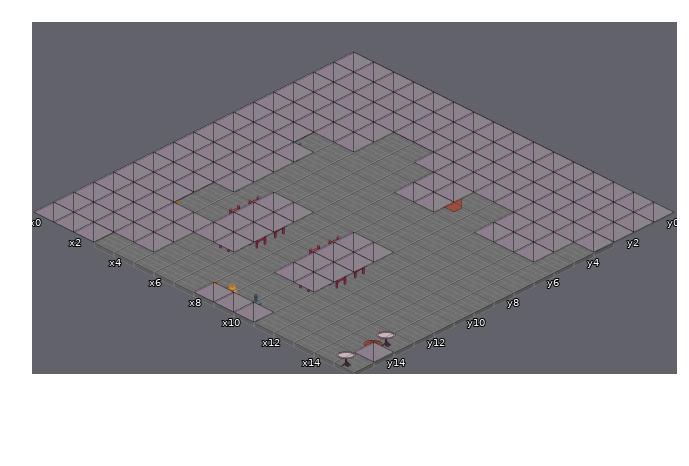
Two states of a Tiled map, Output/Assets/Maps/Mapa 1.5 Taberna.tmx. Above: the version before the commit.
Cells are 128x64 px. Isometric: x runs down to the right, y down to the left. Shown: x 0..15, y 0..15.
After:
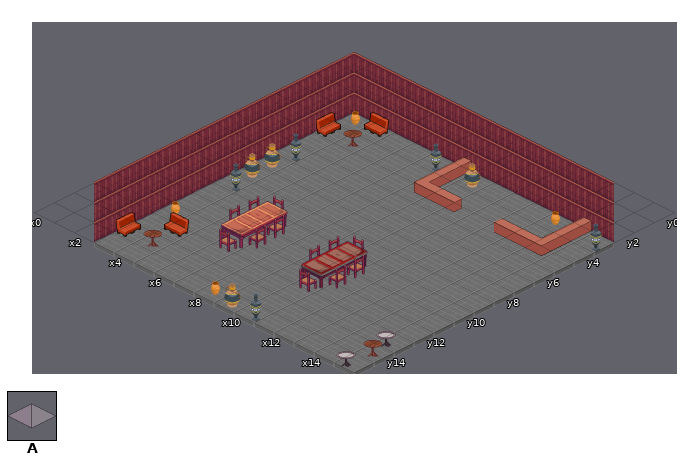
Key: from "128": A 0.
_ is an empty cell.
Edits made:
Layer "Navigation" (now hidden):
y 0..2: x 0..15 AAAAAAAAAAAAAAAA -> ________________
y 3: x 0..4 AAAAA -> _____; x 7..15 AAAAAAAAA -> _________
y 4: x 0..4 AAAAA -> _____; x 8..9 AA -> __; x 12..14 AAA -> ___
y 5: x 0..2 AAA -> ___; x 8..9 AA -> __; x 12..14 AAA -> ___
y 6..8: x 0..3 AAAA -> ____
y 9: x 0..3 AAAA -> ____; x 5..6 AA -> __; x 9..10 AA -> __
y 10..11: x 0..2 AAA -> ___; x 5..6 AA -> __; x 9..10 AA -> __
y 12: x 0..6 AAAAAAA -> _______; x 9..10 AA -> __
y 13: x 0..4 AAAAA -> _____
y 14: x 0..4 AAAAA -> _____; x 15 A -> _
y 15: x 0..2 AAA -> ___; x 8..10 AAA -> ___
Changed places in both pictures, as pixel boxes (x1, y1, x2, y2):
removed: (34, 51, 674, 322)
removed: (354, 341, 394, 362)
